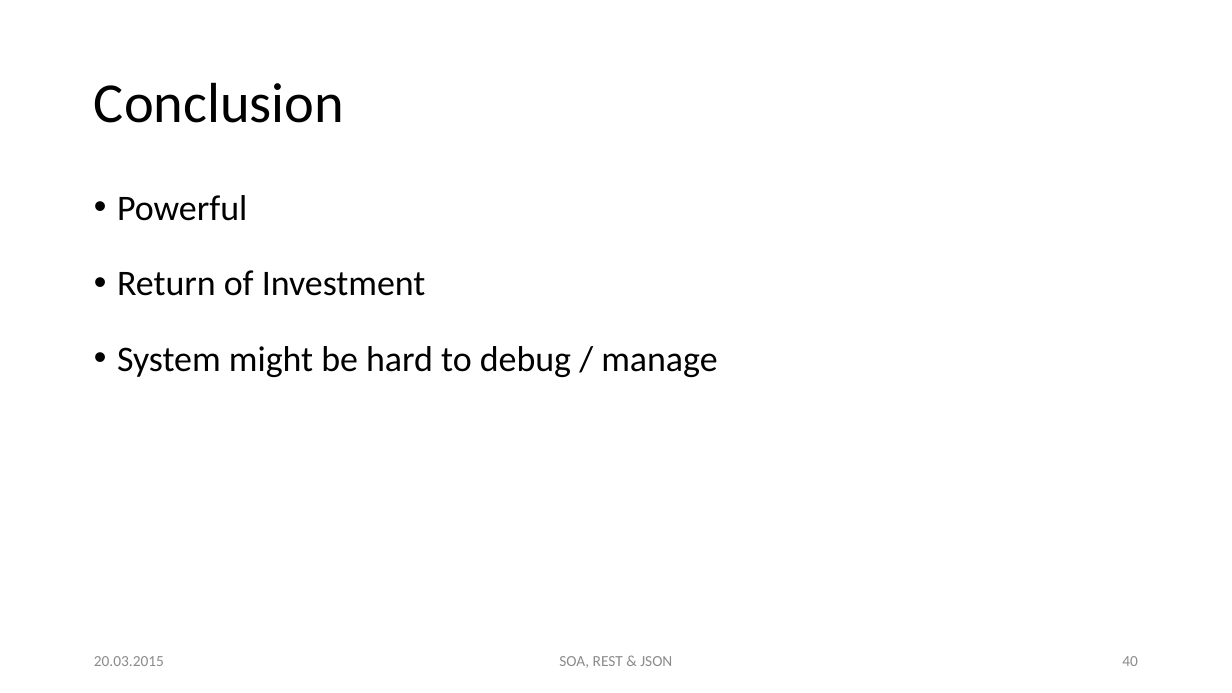
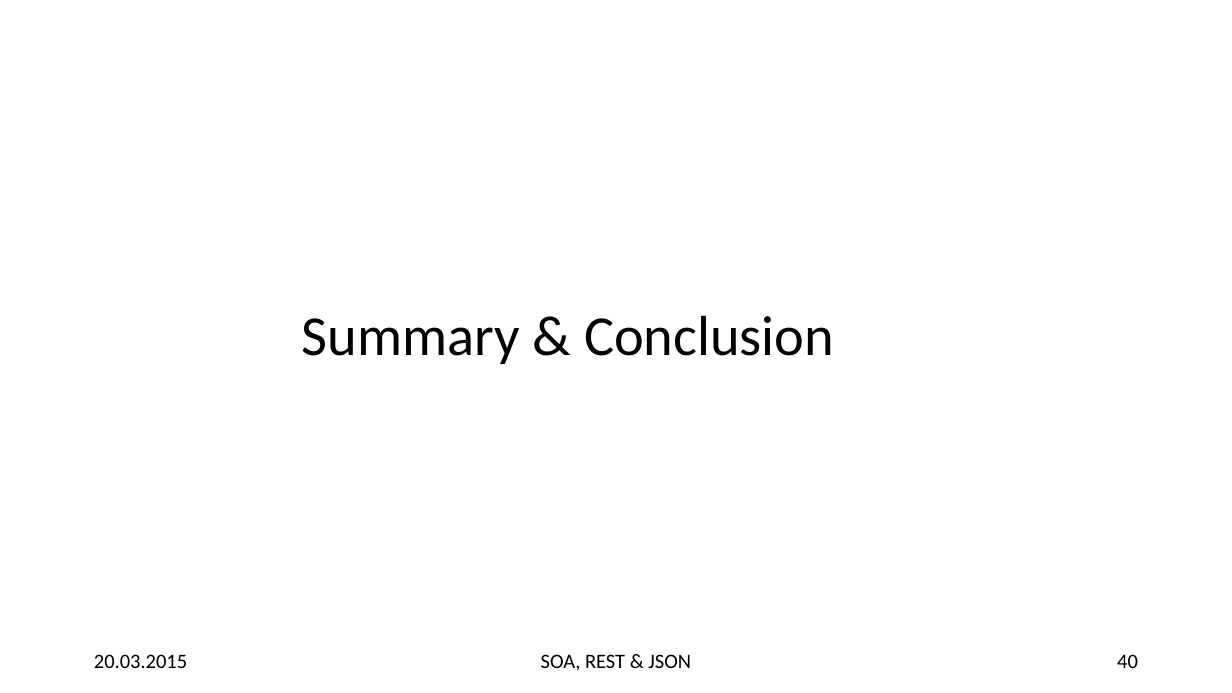
Before and after one commit to hsiegel-tgm/SOA2, a slide deck: slide 40 of p2.pptx. Drawn at 1232x693 pixels with LibreOffice and Linux fonts; fonts in the diff are those of the drawing. Boxes give left, top, right and bottom in pixels: in the first picture for what was removed or moved away, otherwise in the second. Text is boxed around its words. In the diff, an @@ line names an element or a change of style, - is before the commit and + after.

```diff
--- a/p2.pptx
+++ b/p2.pptx
@@ text removed at [117,195,717,377] @@
-• Powerful
-• Return of Investment
-• System might be hard to debug / manage
@@ title at [302,315,834,364]: text changed @@
-Conclusion
+Summary & Conclusion
@@ size 12 to 16 pt, text colour #8C8C8C to #000000 in 3 elements at [1117,654,1138,668], [541,654,691,671], [94,654,187,668] @@
```
Also in this commit, not shown: 41 other slides changed, 5 other files.
